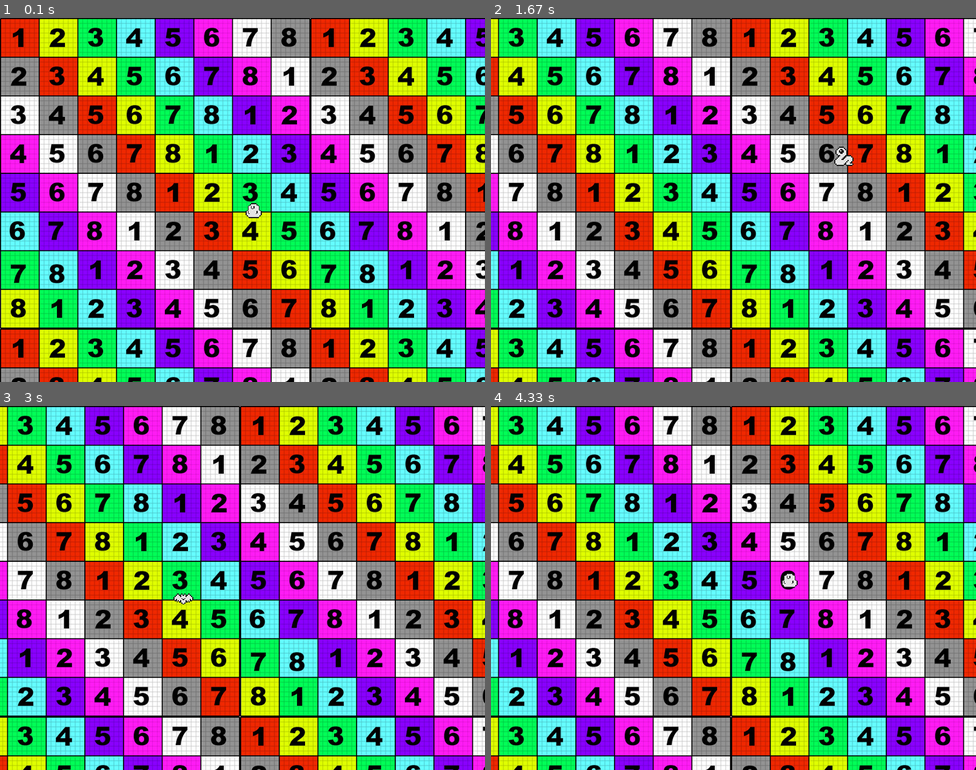
Above: before the commit, frames 1-4 (two rows, left to right).
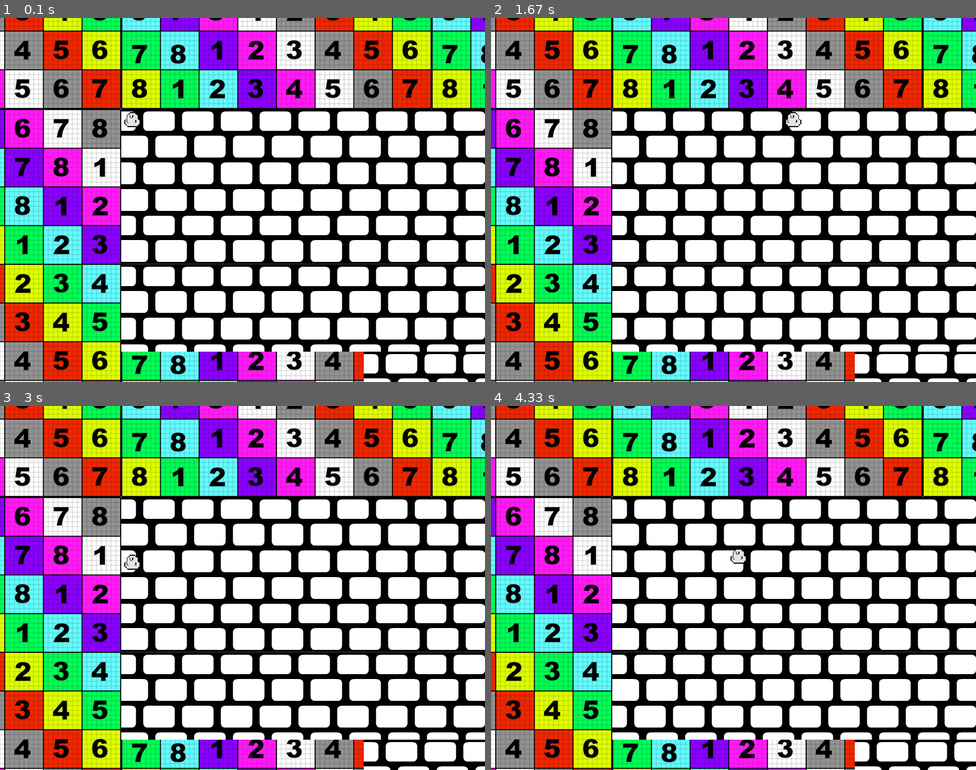
Above: after the commit, the same moments.

Repository: GGindin/Living_Hellscape
Game: pygame game, started from tutorials/test_jb/main.py
Two runs of this game, one before a commit and one after it. Both use one fixed random seed, a clock stepped at 60 frames per second and the inputs below.
Inputs:
- Up to frame 1 (0.1 s): no input
- Up to frame 2 (1.67 s): hold D 0.33-0.8 s; hold W 0.83-1.13 s; hold D 1.17-1.63 s
- Up to frame 3 (3 s): hold A 1.67-2.2 s; hold S 2.23-2.53 s; hold A 2.57-2.97 s
- Up to frame 4 (4.33 s): hold W 3-3.37 s; hold D 3.4-4.03 s; hold S from 4.07 s (still down)

The runs differ from the first frame. In frame 1, 84% of the frame differs, in the area x 0-100%, y 0-100%; in frame 2, 94%; in frame 3, 94%; in frame 4, 94%.

Commit message:
added a room class and made a little maze

Diff:
--- a/tutorials/test_jb/GameCamera.py
+++ b/tutorials/test_jb/GameCamera.py
@@ -3,6 +3,8 @@
 import numpy
 
 from GameObject import *
+from GameState import *
+from Room import *
 
 #Camera object, I created this because it makes it way easier to have things moving around if
 #we have a camera that we can just move around also and then draw what is in front of it
@@ -23,12 +25,18 @@
         rect.move_ip(self.worldPos)
         return rect
 
+    def getScreenLocalRect(self) -> pygame.Rect:
+        return self.screen.get_rect()
+
     #get the inner bounding rect, this is explained in the main file
     def getInnerBoundWorldRect(self) -> pygame.Rect:
         screenWorldRect = self.screen.get_rect()
         innerBoundWorldRect = screenWorldRect.scale_by(self.innerBoundFactor, self.innerBoundFactor)
         innerBoundWorldRect.move_ip(self.worldPos)
         return innerBoundWorldRect
+
+    def getInnerBoundLocalRect(self) -> pygame.Rect:
+        return pygame.Rect(0, 0, self.screen.get_width() * self.innerBoundFactor, self.screen.get_height() * self.innerBoundFactor)
 
     #some move functions, see comments in gameobject file
     def move(self, vector : pygame.Vector2):
@@ -82,6 +90,52 @@
                 offset += pygame.Vector2(dif, 0);
             self.worldPos += offset
 
+    #a lot of this bounding could be better done with the rect.clip method i think
+    def boundByRoom(self, boundable : GameObject):
+        #always bound by inner first so that the camera is locked on the player
+        self.boundByInnerBound(boundable)
+
+        #then if there is a room figure out how to lock the camera in the room
+        #this is a way that we could keep the camera view port in the room
+        #but the player is also bound by the room so currently it isnt needed
+        #when we have walls and doors we will probably want to stop the camera at the walls so
+        #you cant see into the other rooms, or just do not draw the other rooms until you are in them
+        """if GameState.room is not None:
+            localScreenRect = self.getScreenLocalRect()
+            localScreenInnerRect = self.getInnerBoundLocalRect()
+            localRoomRect = GameState.room.getLocalRect()
+            #is the room bigger or smaller than the inner bound
+            #this is smaller or same size, so get set the camera to focus the middle of the room
+            if localScreenInnerRect.contains(localRoomRect):
+                #first move the so the rects line on in topleft
+                worldPosDif = GameState.room.worldPos - self.worldPos
+                self.worldPos += worldPosDif
+                #then calc how much to move and move
+                xHalfDiff = (localScreenRect.width - localRoomRect.width) / 2.0
+                yHalfDiff = (localScreenRect.height - localRoomRect.height) / 2.0
+                offset = pygame.Vector2(-xHalfDiff, -yHalfDiff)
+                self.worldPos += offset
+            #the room is bigger in some way than the screen inner bound so more work to figure out how to bound
+            else:
+                if localRoomRect.width < localScreenInnerRect.width:
+                    #if room width is smaller we want to line the screen up with the center of
+                    #the room vertically and then just follow the character horizontally
+                    worldXDiff = GameState.room.worldPos.x - self.worldPos.x
+                    self.worldPos.x += worldXDiff
+                    xHalfDiff = (localScreenRect.width - localRoomRect.width) / 2.0
+                    offset = pygame.Vector2(-xHalfDiff, 0)
+                    self.worldPos += offset
+                if localRoomRect.height < localScreenInnerRect.height:
+                    #if room height is smaller we want to line the screen up with the center of
+                    #the room horizontally and then just follow the character vertically
+                    worldYDiff = GameState.room.worldPos.y - self.worldPos.y
+                    self.worldPos.y += worldYDiff
+                    yHalfDiff = (localScreenRect.height - localRoomRect.height) / 2.0
+                    offset = pygame.Vector2(0, -yHalfDiff)
+                    self.worldPos += offset"""
+
+
+
     #this clears the camera target with a color
     def clear(self, color : pygame.Color):
         self.screen.fill(color)
@@ -94,6 +148,12 @@
     def drawGameObject(self, gameObject : GameObject):
         viewPos = self.worldToViewPos(gameObject.worldPos)
         self.screen.blit(gameObject.surface, viewPos)
+
+    def drawRoom(self, room : Room):
+        if room is None:
+            return
+        viewPos = self.worldToViewPos(room.worldPos)
+        self.screen.blit(room.surface, viewPos)
 
     #draws the background in an infinite way
     def drawBackground(self, backGround : pygame.Surface):
--- a/tutorials/test_jb/GameObject.py
+++ b/tutorials/test_jb/GameObject.py
@@ -1,4 +1,6 @@
 import pygame
+
+from GameState import *
 
 #game object class, the docs recommend inheriting from the sprite class but I really do not like how
 #the sprite class has a Surface type object called image when pygame also has an Image type. Thats confusing
@@ -54,6 +56,26 @@
     #which will track and provide methods for changing postion, rotation, scale as well as doing space changes
     def move(self, vector : pygame.Vector2):
         self.worldPos += vector
+        if GameState.room is not None:
+            roomWorldRect = GameState.room.getWorldRect()
+            worldRect = self.getWorldRect()
+            if not roomWorldRect.contains(worldRect):
+                if not GameState.isObjectMovingToOtherRoom(worldRect):
+                    offset = pygame.Vector2(0, 0)
+                    if worldRect.top < roomWorldRect.top:
+                        dif = roomWorldRect.top - worldRect.top
+                        offset += pygame.Vector2(0, dif);
+                    if worldRect.right > roomWorldRect.right:
+                        dif = roomWorldRect.right - worldRect.right
+                        offset += pygame.Vector2(dif, 0);
+                    if worldRect.bottom > roomWorldRect.bottom:
+                        dif = roomWorldRect.bottom - worldRect.bottom
+                        offset += pygame.Vector2(0, dif);
+                    if worldRect.left < roomWorldRect.left:
+                        dif = roomWorldRect.left - worldRect.left
+                        offset += pygame.Vector2(dif, 0);
+                    self.worldPos += offset
+
 
     def setPosition(self, position : pygame.Vector2):
         self.worldPos = position
--- /dev/null
+++ b/tutorials/test_jb/GameState.py
@@ -0,0 +1,38 @@
+import pygame
+
+from Room import *
+
+class GameState:
+    room : Room = None
+    rooms : list[Room] = []
+
+    def isObjectMovingToOtherRoom(worldSpaceRect : pygame.Rect):
+        if GameState.room is not None:
+            roomsCopy = GameState.rooms.copy()
+            roomsCopy.remove(GameState.room)
+            rectList = []
+            for i in roomsCopy:
+                rectList.append(i.getWorldRect())
+            index = worldSpaceRect.collidelist(rectList)
+            if index < 0:
+                return False
+            else:
+                currentRoomRect = GameState.room.getWorldRect()
+                nextRoomRect = roomsCopy[index].getWorldRect()
+
+                if nextRoomRect.contains(worldSpaceRect):
+                    GameState.room = roomsCopy[index]
+                    return True
+
+                if not currentRoomRect.collidepoint(worldSpaceRect.topleft) and not nextRoomRect.collidepoint(worldSpaceRect.topleft):
+                    return False
+                elif not currentRoomRect.collidepoint(worldSpaceRect.topright) and not nextRoomRect.collidepoint(worldSpaceRect.topright):
+                    return False
+                elif not currentRoomRect.collidepoint(worldSpaceRect.bottomright) and not nextRoomRect.collidepoint(worldSpaceRect.bottomright):
+                    return False
+                elif not currentRoomRect.collidepoint(worldSpaceRect.bottomleft) and not nextRoomRect.collidepoint(worldSpaceRect.bottomleft):
+                    return False
+                else:
+                    return True
+        else:
+            return False
--- /dev/null
+++ b/tutorials/test_jb/Room.py
@@ -0,0 +1,18 @@
+import pygame
+
+class Room:
+    def __init__(self, worldPos : pygame.Vector2, dimensions : pygame.Vector2, textureSurface : pygame.Surface):
+        self.worldPos = worldPos
+        self.surface = pygame.Surface(dimensions)
+
+        for x in range(0, int(dimensions.x), textureSurface.get_width()):
+            for y in range(0, int(dimensions.y), textureSurface.get_height()):
+                self.surface.blit(textureSurface, pygame.Vector2(x, y))
+
+    def getWorldRect(self) -> pygame.Rect:
+        rect = self.surface.get_rect()
+        rect.move_ip(self.worldPos)
+        return rect
+
+    def getLocalRect(self) -> pygame.Rect:
+        return self.surface.get_rect()
--- a/tutorials/test_jb/SurfaceAnimation.py
+++ b/tutorials/test_jb/SurfaceAnimation.py
@@ -14,7 +14,7 @@
         self.currentKeyFrame = 0
         self.duration = 0.0
         self.loop = False
-        self.keyFrames = []
+        self.keyFrames = list[SurfaceKeyFrame]
 
     #set how long the total animation lasts for
     def setDuration(self, duration : float):
--- a/tutorials/test_jb/main.py
+++ b/tutorials/test_jb/main.py
@@ -1,6 +1,7 @@
 # bunch of imports to get modules needed for demo
 import pygame
 
+from GameState import *
 from GameObject import *
 from GameCamera import *
 from InputHelpers import *
@@ -34,6 +35,30 @@
 #and then we could scale it to be the monitor resolution and blit that to the final surface target
 screen = pygame.display.set_mode((screenWidth, screenHeight))
 
+#adding a room
+roomTextrueSurface = pygame.image.load('brick.png').convert_alpha()
+room = Room(pygame.Vector2(0, 0), pygame.Vector2(200 * 4, 100 * 4), roomTextrueSurface)
+GameState.room = room
+GameState.rooms.append(room)
+
+room = Room(pygame.Vector2(200  * 4, 25  * 4), pygame.Vector2(100  * 4, 50  * 4), roomTextrueSurface)
+GameState.rooms.append(room)
+
+room = Room(pygame.Vector2(300  * 4, -50  * 4), pygame.Vector2(100  * 4, 250  * 4), roomTextrueSurface)
+GameState.rooms.append(room)
+
+room = Room(pygame.Vector2(200  * 4, -200  * 4), pygame.Vector2(300  * 4, 150  * 4), roomTextrueSurface)
+GameState.rooms.append(room)
+
+room = Room(pygame.Vector2(0  * 4, 200  * 4), pygame.Vector2(400  * 4, 100  * 4), roomTextrueSurface)
+GameState.rooms.append(room)
+
+room = Room(pygame.Vector2(100  * 4, 100  * 4), pygame.Vector2(50  * 4, 100  * 4), roomTextrueSurface)
+GameState.rooms.append(room)
+
+#room = Room(roomPos + pygame.Vector2(roomSize.x, roomSize.y / 2), roomSize / 2, roomTextrueSurface)
+#GameState.rooms.append(room)
+
 #clock is used for setting the frame rate and getting delta times
 #will probably move to a static class
 clock = pygame.time.Clock();
@@ -44,51 +69,17 @@
 #init a delta time var, once again will move to the static class
 dt = 0
 
-#these next lines are just a bunch of loading different images to use for the animation system
-#they are all scaled to the same size because the actual image files are different resolutions
-#I plan to build this system out much more
-blobSurface = pygame.image.load('Blob.png').convert_alpha()
-blobSurface = pygame.transform.scale(blobSurface, pygame.Vector2(36, 36))
-
-batSurface = pygame.image.load('Bat.png').convert_alpha()
-batSurface = pygame.transform.scale(batSurface, pygame.Vector2(36, 36))
-
-bubbleSurface = pygame.image.load('Bubble.png').convert_alpha()
-bubbleSurface = pygame.transform.scale(bubbleSurface, pygame.Vector2(36, 36))
-
-snakeSurface = pygame.image.load('snake.png').convert_alpha()
-snakeSurface = pygame.transform.scale(snakeSurface, pygame.Vector2(36, 36))
-
-#creating key frames, I imagine the different animated objects will either just do this stuff
-#in their constructors and have things hard coded, or they will load a JSON file and go from there
-blobKey = SurfaceKeyFrame(0.0, blobSurface)
-batKey = SurfaceKeyFrame(0.5, batSurface)
-bubbleKey = SurfaceKeyFrame(1.0, bubbleSurface)
-snakeKey = SurfaceKeyFrame(1.5, snakeSurface)
-
-#just more animation stuff
-#you create all the key frames that have a surface image and a time that they start
-#then in the actual animation class you add all of those keyframes and tell it how long the total
-#animation is, also set loop to true so it restarts after it has reached the duration
-animation = SurfaceAnimation()
-animation.setDuration(2.0)
-animation.loop = True
-animation.addKeyFrame(blobKey)
-animation.addKeyFrame(batKey)
-animation.addKeyFrame(bubbleKey)
-animation.addKeyFrame(snakeKey)
-
 #this is creating the player object. It is a little out of step with the animation class
 #but originally it took the surface it was going to display for its constructor
 #because the animation changes this anyway it isnt really needed but all that still needs more work
 #this is a proof of concept
 playerObj = GameObject(pygame.image.load('Blob.png').convert_alpha())
-#playerObj.scaleTo(pygame.Vector2(36, 36))
+playerObj.scaleTo(pygame.Vector2(36, 36))
 
 #center the player, I still want to create an offset that each game object tracks internally
 #because in pygame each surface is positioned from its topleft corner. It would be nice if we could
 #center them from their center
-playerObj.setPosition(pygame.Vector2(screenWidth / 2, screenHeight / 2))
+playerObj.setPosition(pygame.Vector2(0, 0))
 
 #create the game camera, it takes a world space position, the target surface (the screen) and the inner bounding
 #ratio. This last thing creates a rectangle that is the screen scaled by this ratio.
@@ -108,7 +99,7 @@
             running = False
 
     #advance the clock by 60 fps, divide by 1000 because the return value is in mili secods
-    #I actually would rather keep them in milis, I just saw this saw where and ran with it
+    #this converts it to seconds
     dt = clock.tick(60) / 1000
 
     #get input vector see InputHelpers for more info
@@ -125,19 +116,10 @@
     #moves the player
     playerObj.move(input)
 
-    #more animation stuff, update the animation with the delta time
-    animation.update(dt)
-
-    #then get the current sprite (surface)
-    animSurf = animation.getCurrentSurface()
-
-    #if not null set the player surface to be this animation surface
-    if animSurf is not None:
-        playerObj.surface = animation.getCurrentSurface()
-
     #this keeps the player in the inner bound of the camera
     #will be working on getting this working with a room object
-    gameCamera.boundByInnerBound(playerObj)
+    #gameCamera.boundByInnerBound(playerObj)
+    gameCamera.boundByRoom(playerObj)
 
     #the draw loop, a lot of this will eventually live in the camera class
     #and be able to draw groups of objects all at once
@@ -146,6 +128,10 @@
     gameCamera.clear("black")
     #draw the backgground
     gameCamera.drawBackground(bg)
+    #draw room
+    for i in GameState.rooms:
+        gameCamera.drawRoom(i)
+
     #draw the player
     gameCamera.drawGameObject(playerObj)
 
Binary file added: tutorials/test_jb/brick.png
